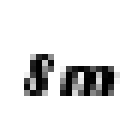
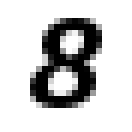
Layers edited between the first and the second (132, 132) image:
renamed "8m" to "8", painted on it over [24, 18, 120, 108]
